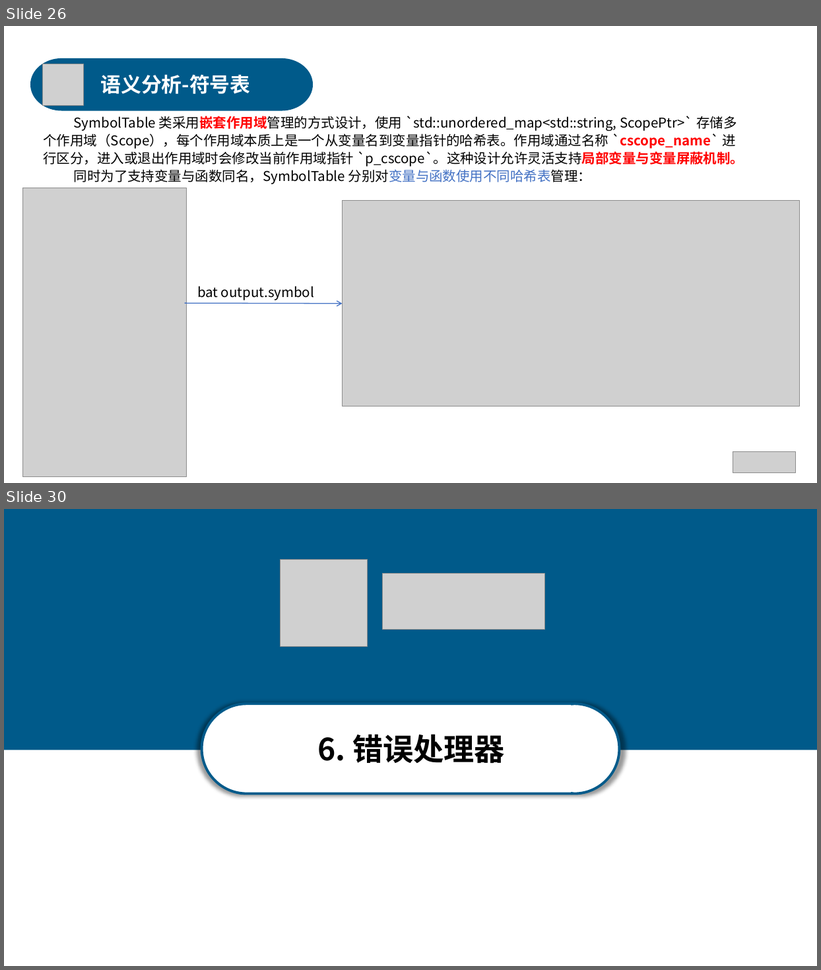
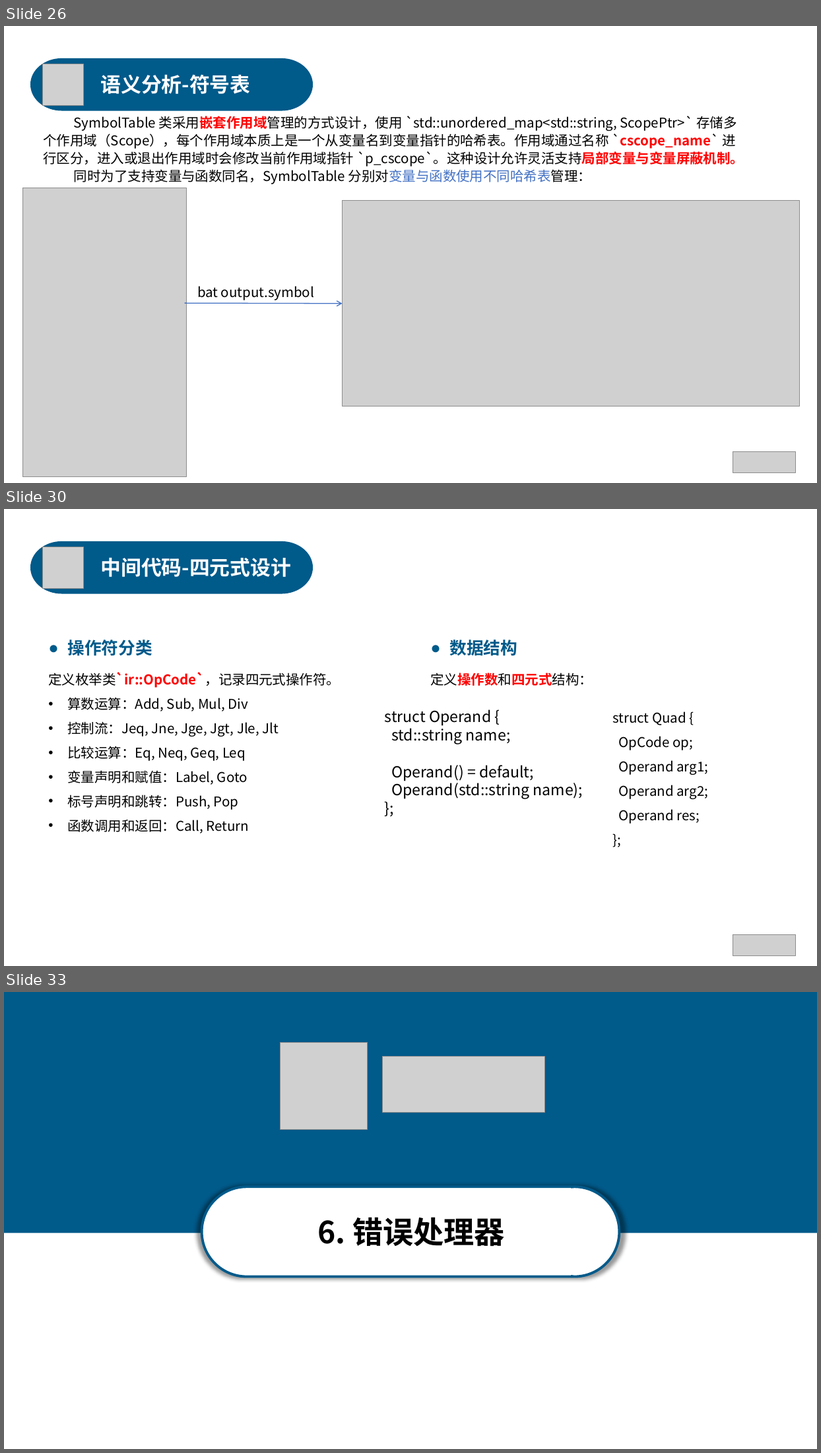
Before and after one commit to anxi710/compiler-principle-project, a slide deck: report/compiler_ppt.pptx. Shown one above the other, each under a label of ours: slides 26 and 30 before the commit, slides 26, 30 and 33 after it; the slides between them are not shown. The pictures are 821x970 and 821x1453 pixels, drawn with LibreOffice and Linux fonts; fonts in the diff are those of the drawing; grey boxes stand for pictures. Boxes give left, top, right and bottom in pixels: in the first picture for what was removed or moved away, otherwise in the second. Text is boxed around its words. In the diff, an @@ line names an element or a change of style, - is before the commit and + after.

```diff
--- a/report/compiler_ppt.pptx
+++ b/report/compiler_ppt.pptx
@@ slide 30 added at bbox=[4, 509, 817, 966], background #FFFFFF @@
@@ freeform shape added at bbox=[32, 543, 312, 593], fill #005A8A, outline #005A8A 3 pt @@
@@ picture added at bbox=[42, 547, 84, 588] @@
@@ text added at bbox=[100, 557, 291, 577], 24 pt, text #FFFFFF, bold @@
+中间代码-四元式设计
@@ text added at bbox=[48, 640, 340, 834], 16 pt, text #000000 @@
+● 操作符分类
+定义枚举类`ir::OpCode`，记录四元式操作符。
+• 算数运算：Add, Sub, Mul, Div
+• 控制流：Jeq, Jne, Jge, Jgt, Jle, Jlt
+• 比较运算：Eq, Neq, Geq, Leq
+• 变量声明和赋值：Label, Goto
+• 标号声明和跳转：Push, Pop
+• 函数调用和返回：Call, Return
@@ text added at bbox=[430, 640, 593, 686], 16 pt, text #000000, bold @@
+● 数据结构
+定义操作数和四元式结构：
@@ text added at bbox=[385, 710, 583, 799], 18 pt, text #000000 @@
+struct Operand {
+std::string name;
+Operand() = default;
+Operand(std::string name);
+};
@@ text added at bbox=[613, 712, 708, 824], 16 pt, text #000000 @@
+struct Quad {
+OpCode op;
+Operand arg1;
+Operand arg2;
+Operand res;
+};
@@ picture added at bbox=[733, 935, 797, 956] @@
@@ what was slide 30 is now slide 33 @@
```
Also in this commit, not shown: 10 slides changed, 2 other slides added, 2 slides removed.
